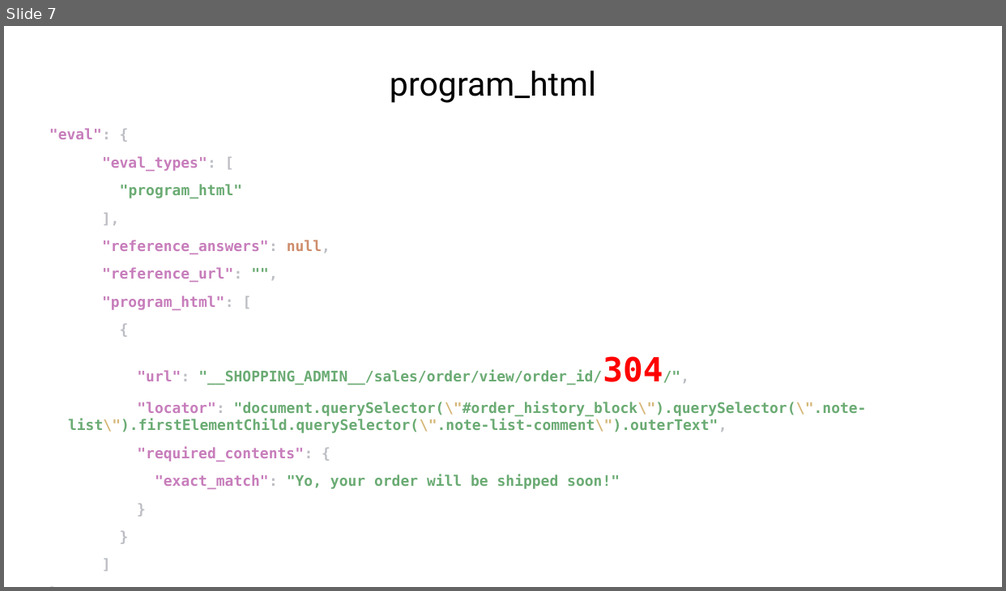
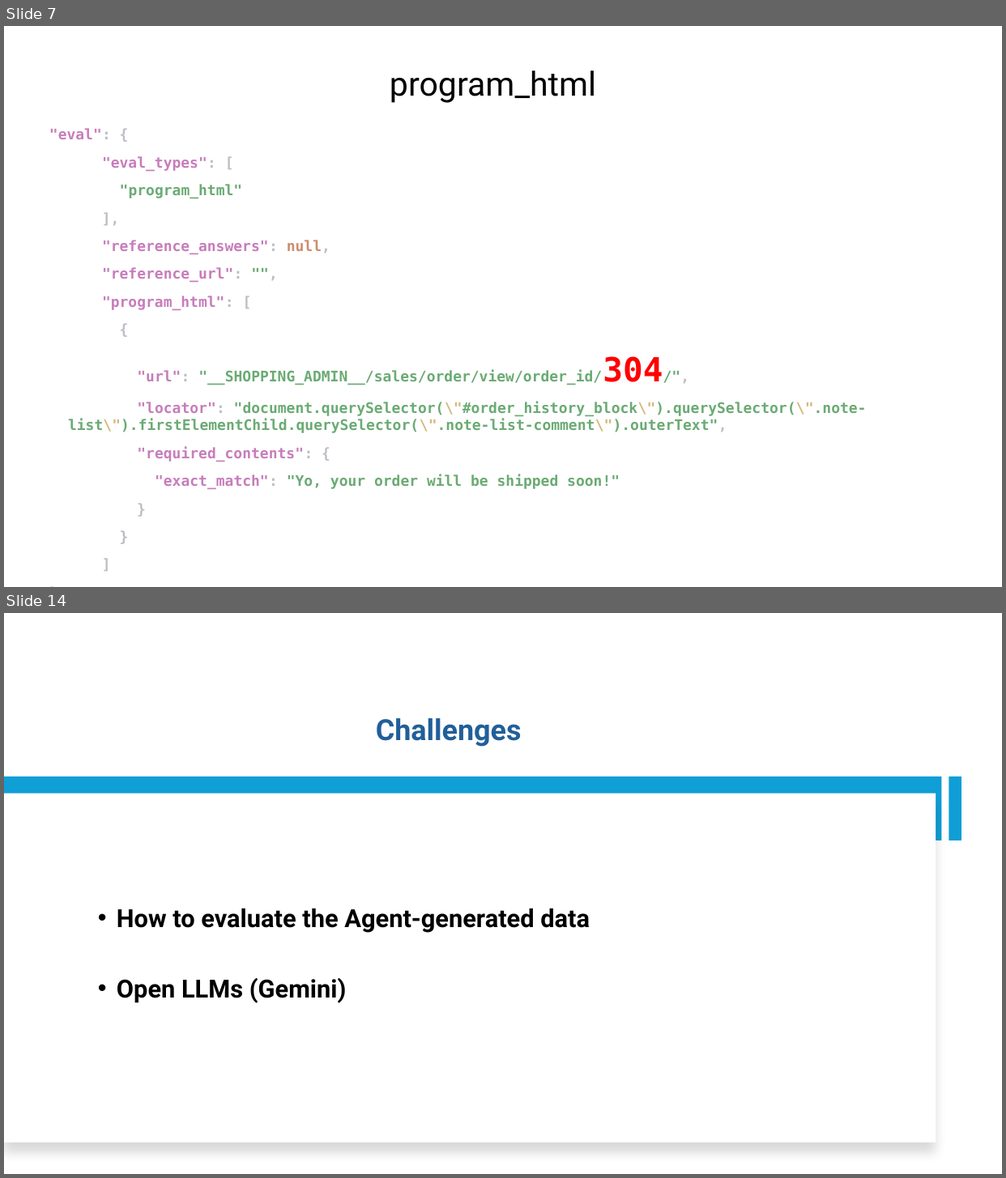
Before and after one commit to nguyennguyen6bk/web-space, a slide deck: Report.pptx. Shown one above the other, each under a label of ours: slide 7 before the commit, slides 7 and 14 after it; the slides between them are not shown. The pictures are 1006x591 and 1006x1178 pixels, drawn with LibreOffice and Linux fonts; fonts in the diff are those of the drawing. Boxes give left, top, right and bottom in pixels: in the first picture for what was removed or moved away, otherwise in the second. Text is boxed around its words. In the diff, an @@ line names an element or a change of style, - is before the commit and + after.

```diff
--- a/Report.pptx
+++ b/Report.pptx
@@ slide 14 added at box(4, 613, 1002, 1174), background #FFFFFF @@
@@ title added at box(376, 718, 522, 747), 28 pt, text #215F9A, bold @@
+Challenges
@@ rectangle added at box(4, 777, 942, 841), fill #0F9ED5 @@
@@ rectangle added at box(948, 777, 961, 841), fill #0F9ED5 @@
@@ rectangle added at box(4, 794, 936, 1143), fill #FFFFFF @@
@@ text added at box(117, 909, 590, 1003), 24 pt, text #000000, bold @@
+• How to evaluate the Agent-generated data
+• Open LLMs (Gemini)
```
Also in this commit, not shown: 1 slide changed, 6 other slides added, 36 other files.
